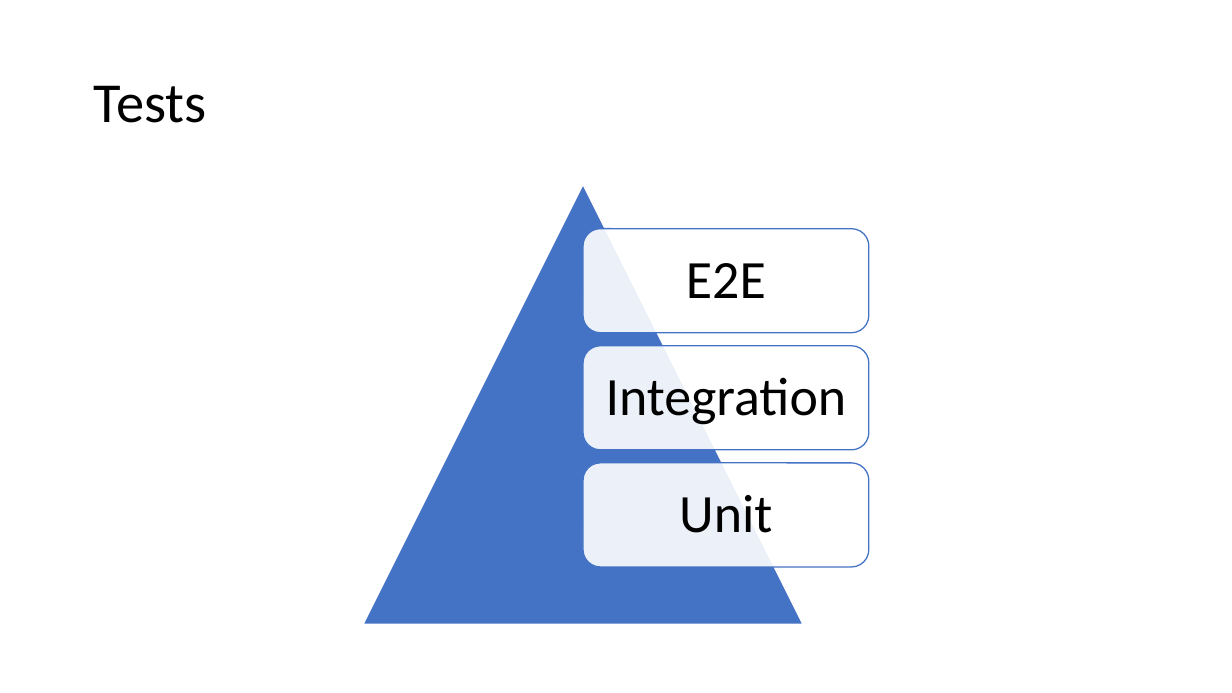
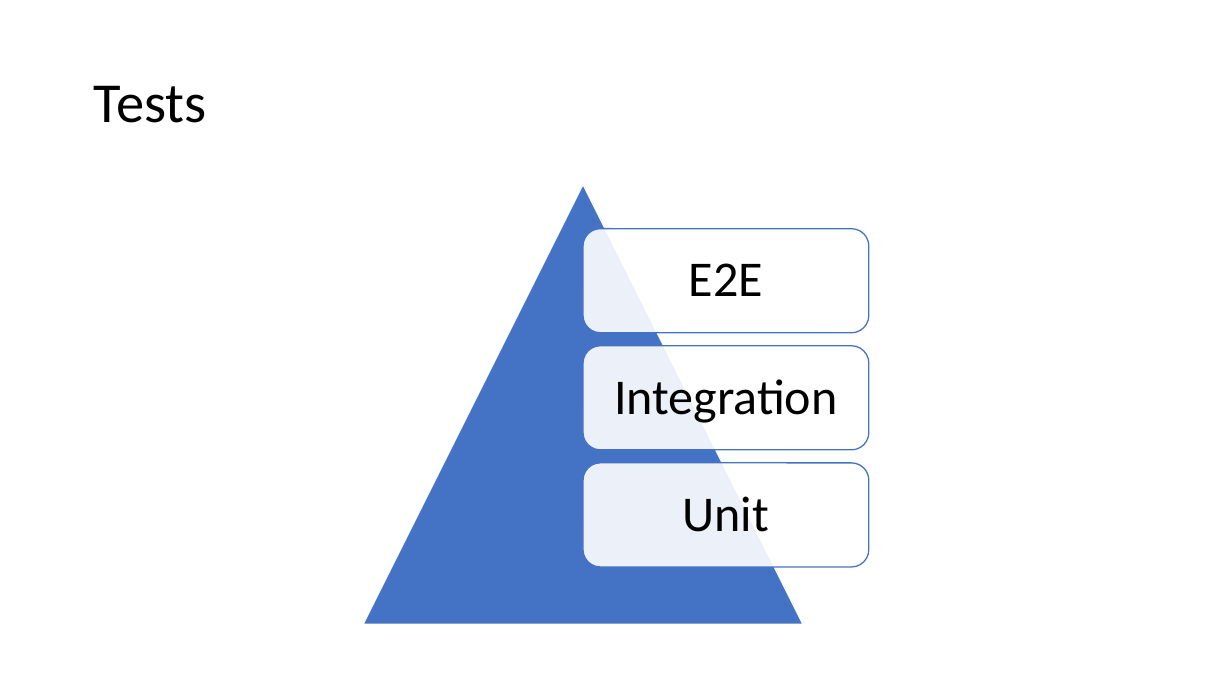
Before and after one commit to kugushev/course-rust-basics, a slide deck: slide 42 of src/10-Advanced/10-Advanced.pptx. Drawn at 1232x693 pixels with LibreOffice and Linux fonts; fonts in the diff are those of the drawing. Boxes give left, top, right and bottom in pixels: in the first picture for what was removed or moved away, otherwise in the second. Text is boxed around its words. In the diff, an @@ line names an element or a change of style, - is before the commit and + after.

```diff
--- a/src/10-Advanced/10-Advanced.pptx
+++ b/src/10-Advanced/10-Advanced.pptx
@@ size 42 to 39 pt; less space between paragraphs in 3 elements at bbox=[689, 263, 763, 296], bbox=[614, 379, 838, 423], bbox=[683, 496, 770, 532] @@
```
Also in this commit, not shown: 30 other slides changed, 1 other file.
